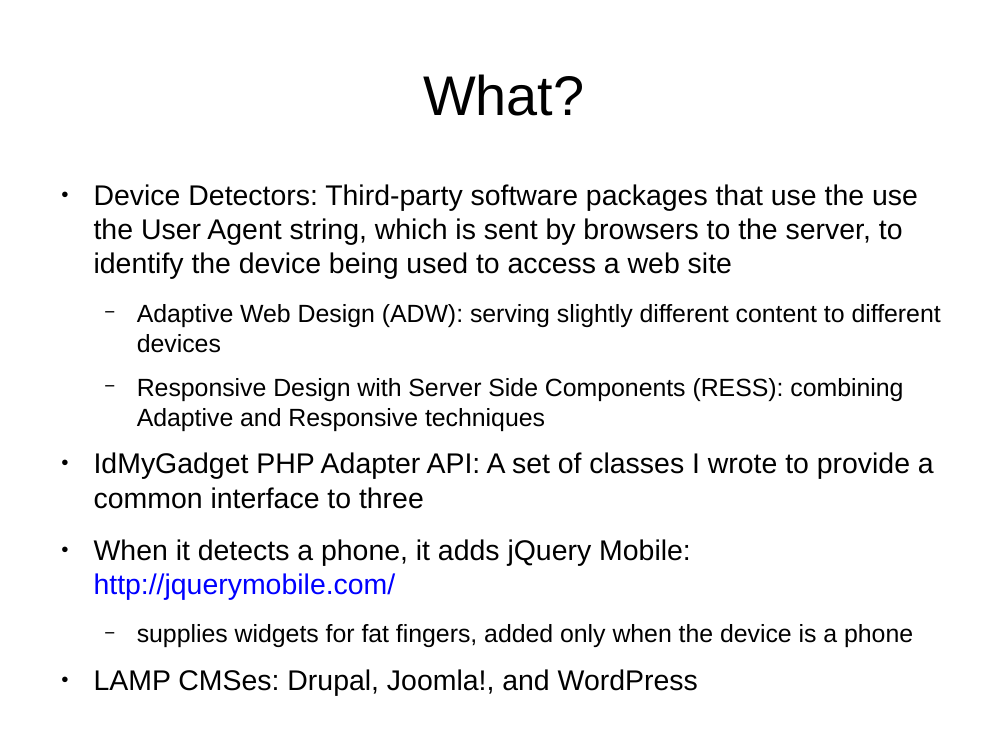
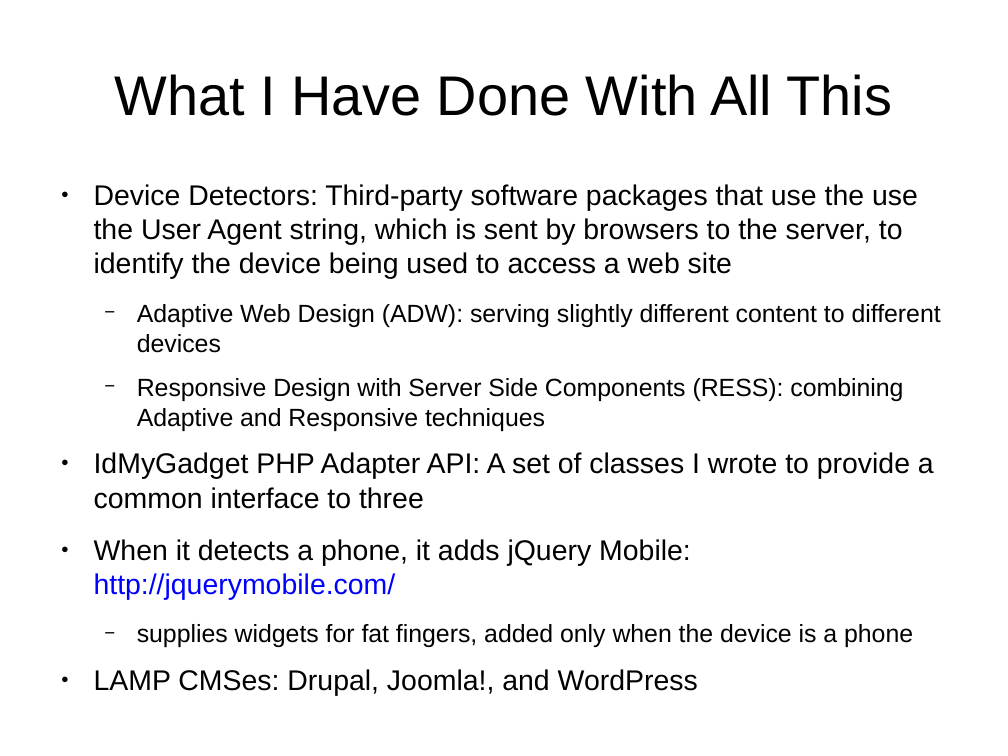
Before and after one commit to tomwhartung/jmws_accoutrements, a slide deck: slide 11 of presentations/2016_07-Drupal/9-slides.odp (slide 8 before the commit). Drawn at 1008x756 pixels with LibreOffice and Linux fonts; fonts in the diff are those of the drawing. Boxes give left, top, right and bottom in pixels: in the first picture for what was removed or moved away, otherwise in the second. Text is boxed around its words. In the diff, an @@ line names an element or a change of style, - is before the commit and + after.

```diff
--- a/presentations/2016_07-Drupal/9-slides.odp
+++ b/presentations/2016_07-Drupal/9-slides.odp
@@ title at (x1=114, y1=74, x2=892, y2=116): text changed @@
-What?
+What I Have Done With All This
```
Also in this commit, not shown: 4 other slides changed, 4 slides added.
